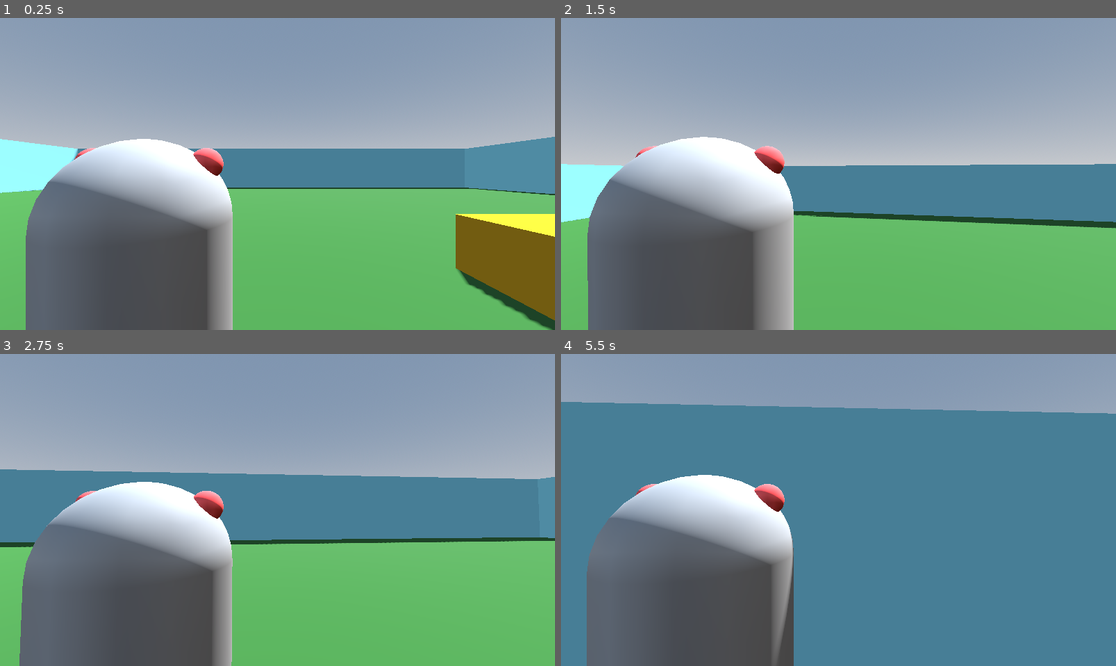
Above: before the commit, frames 1-4 (two rows, left to right).
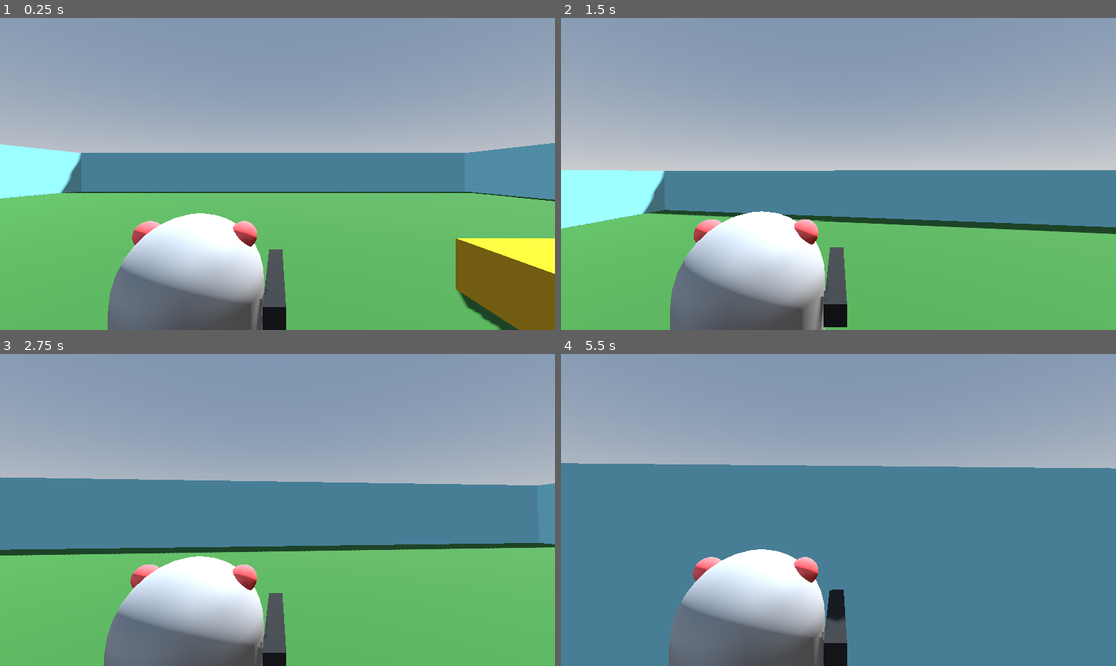
Above: after the commit, the same moments.

Repository: adrian-deguzman/over-the-shoulder-tps
Game: Godot game, scene res://scenes/world.tscn
The game is run twice, just before and just after one commit, with the same random seed, the same clock (stepped at 60 frames per second) and the same inputs.
Inputs (mouse positions are in pixels of both pictures, inside the frame that each line leads up to):
- Up to frame 1 (0.25 s): no input
- Up to frame 2 (1.5 s): tap Enter at 0.5 s; move the mouse to (866, 174) at 0.52 s; hold W (up) from 0.53 s (still down); tap Space (jump) at 0.77 s; move the mouse to (810, 174) at 1.27 s
- Up to frame 3 (2.75 s): keep holding W (up); tap Space (jump) at 1.52 s; move the mouse to (288, 503) at 2.02 s
- Up to frame 4 (5.5 s): keep holding W (up); move the mouse to (832, 516) at 2.77 s; tap Space (jump) at 3.02, 3.77, 4.52 s; move the mouse to (877, 513) at 3.52 s; move the mouse to (794, 506) at 4.27 s; move the mouse to (844, 510) at 5.02 s

The runs differ from the first frame. In frame 1, 29% of the frame differs, in the area x 0-100%, y 38-100%; in frame 2, 26%; in frame 3, 27%; in frame 4, 41%, in the area x 0-100%, y 15-100%.

Commit message:
added: gun

Diff:
--- a/barrion-deguzman-tps/scenes/world.tscn
+++ b/barrion-deguzman-tps/scenes/world.tscn
@@ -27,7 +27,7 @@
 
 [sub_resource type="BoxMesh" id="BoxMesh_qfnet"]
 material = SubResource("StandardMaterial3D_71j4m")
-size = Vector3(0.2, 0.2, 0.2)
+size = Vector3(0.1, 0.1, 0.2)
 
 [sub_resource type="StandardMaterial3D" id="StandardMaterial3D_qfnet"]
 albedo_color = Color(1, 0.36078432, 0.36078432, 1)
@@ -36,6 +36,13 @@
 material = SubResource("StandardMaterial3D_qfnet")
 radius = 0.1
 height = 0.2
+
+[sub_resource type="StandardMaterial3D" id="StandardMaterial3D_i7141"]
+albedo_color = Color(0.12941177, 0.12941177, 0.12941177, 1)
+
+[sub_resource type="BoxMesh" id="BoxMesh_nnsk1"]
+material = SubResource("StandardMaterial3D_i7141")
+size = Vector3(0.15, 0.15, 1)
 
 [sub_resource type="StandardMaterial3D" id="StandardMaterial3D_rwgxs"]
 albedo_color = Color(0.50980395, 0.8, 0.8666667, 1)
@@ -65,7 +72,7 @@
 transform = Transform3D(1, 0, 0, 0, 1, 0, 0, 0, 1, 0, -0.010253906, 0)
 script = ExtResource("1_nnsk1")
 
-[node name="MeshInstance3D" type="MeshInstance3D" parent="Player" unique_id=316810952]
+[node name="Body" type="MeshInstance3D" parent="Player" unique_id=316810952]
 transform = Transform3D(1, 0, 0, 0, 1, 0, 0, 0, 1, 0, 1, 0)
 mesh = SubResource("CapsuleMesh_71j4m")
 
@@ -77,7 +84,7 @@
 transform = Transform3D(1, 0, 0, 0, 1, 0, 0, 0, 1, 0, 2, 0)
 
 [node name="Camera3D" type="Camera3D" parent="Player/Head" unique_id=1114059216]
-transform = Transform3D(1, 0, 0, 0, 1, 0, 0, 0, 1, 0.7945342, -0.21380544, 1.2832111)
+transform = Transform3D(1, 0, 0, 0, 1, 0, 0, 0, 1, 0.6, 0.3, 1.5)
 
 [node name="Nose" type="MeshInstance3D" parent="Player" unique_id=1893531708]
 transform = Transform3D(1, 0, 0, 0, 1, 0, 0, 0, 1, 0, 1.505, -0.5)
@@ -90,6 +97,10 @@
 [node name="Ear2" type="MeshInstance3D" parent="Player" unique_id=391198894]
 transform = Transform3D(1, 0, 0, 0, 1, 0, 0, 0, 1, -0.35, 1.85, 0)
 mesh = SubResource("SphereMesh_i7141")
+
+[node name="Gun" type="MeshInstance3D" parent="Player" unique_id=558668415]
+transform = Transform3D(1, 0, 0, 0, 1, 0, 0, 0, 1, 0.58, 1.375, -0.3)
+mesh = SubResource("BoxMesh_nnsk1")
 
 [node name="Wall1" type="CSGBox3D" parent="." unique_id=716211523]
 transform = Transform3D(1, 0, 0, 0, 1, 0, 0, 0, 1, 25.5, 0, 0)
@@ -115,13 +126,13 @@
 use_collision = true
 size = Vector3(1, 10, 50)
 
-[node name="CSGBox3D" type="CSGBox3D" parent="." unique_id=1890365646]
+[node name="Flatbox" type="CSGBox3D" parent="." unique_id=1890365646]
 transform = Transform3D(1, 0, 0, 0, 1, 0, 0, 0, 1, 6.605, 0.5, 0)
 material_override = SubResource("StandardMaterial3D_4wyf3")
 use_collision = true
 size = Vector3(5, 1, 5)
 
-[node name="CSGBox3D2" type="CSGBox3D" parent="." unique_id=885113117]
+[node name="Column" type="CSGBox3D" parent="." unique_id=885113117]
 transform = Transform3D(1, 0, 0, 0, 1, 0, 0, 0, 1, -5.9, 0.5, 0)
 material_override = SubResource("StandardMaterial3D_k0juu")
 use_collision = true
